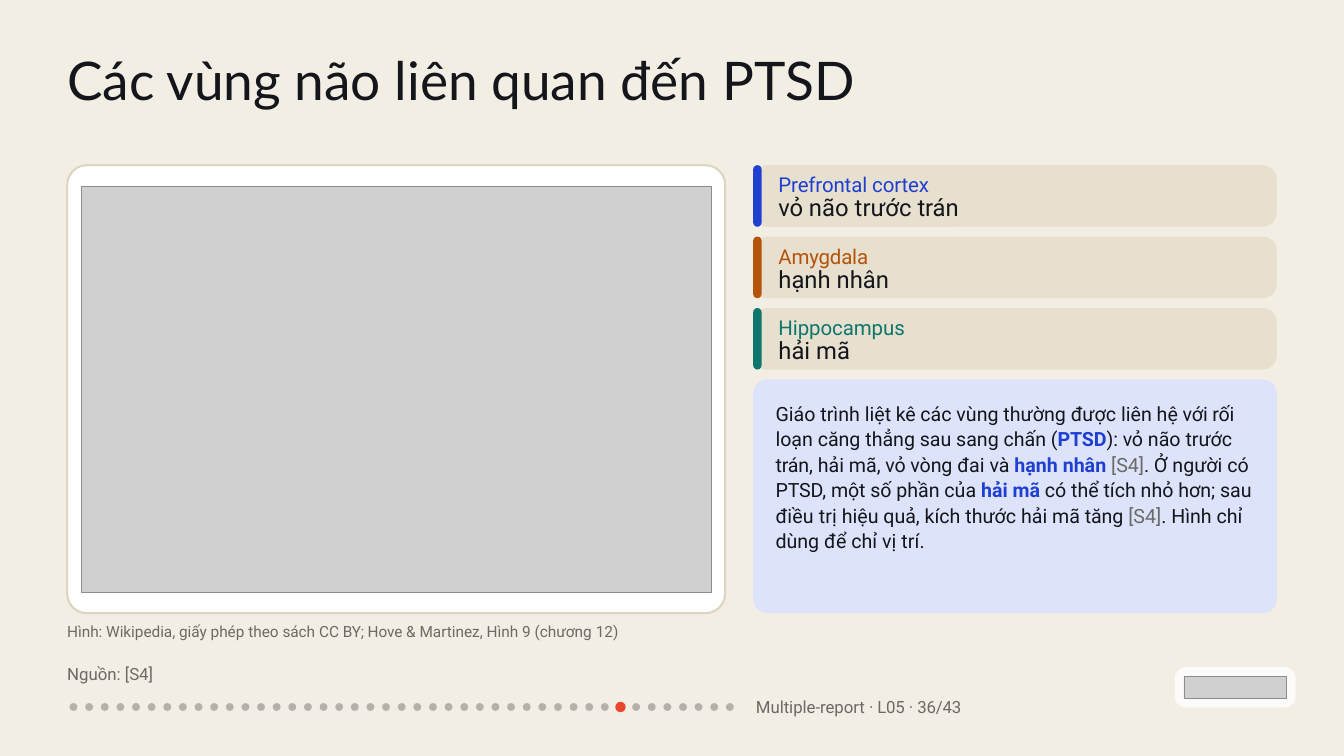
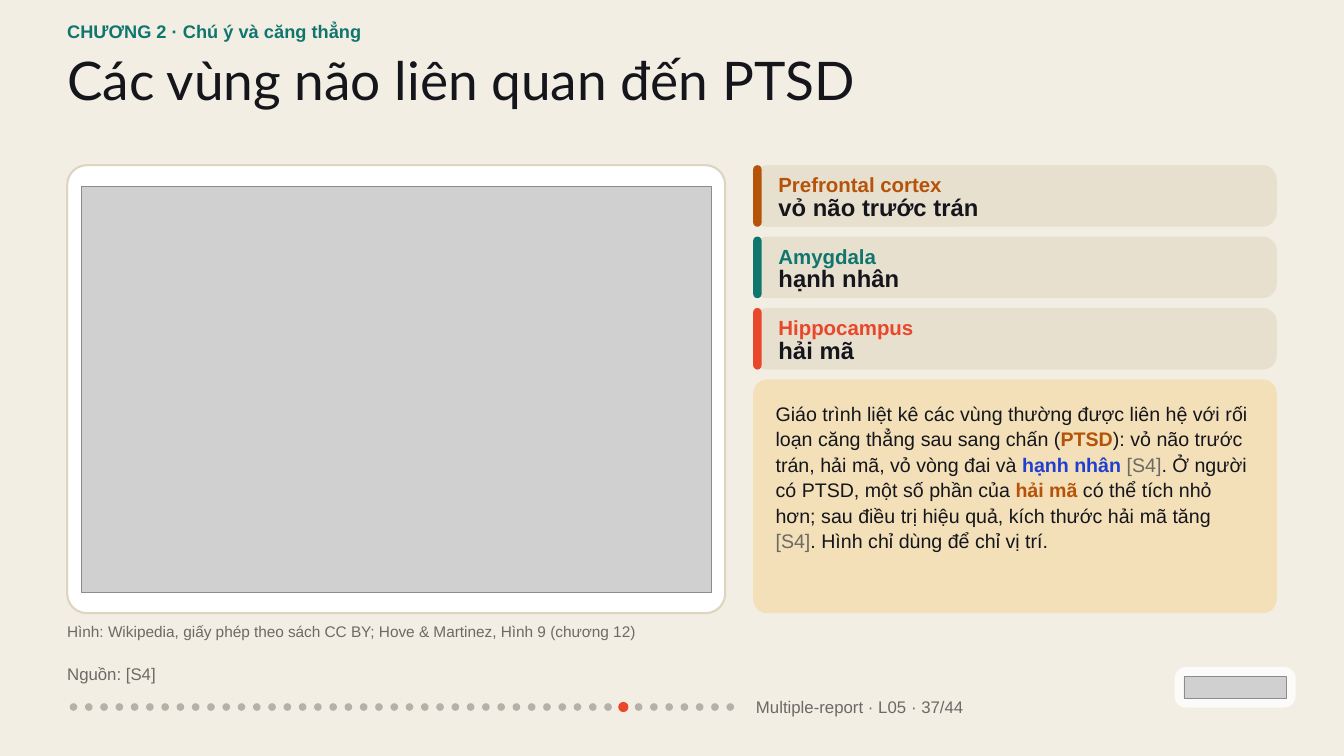
Before and after one commit to vohoailinh90/Multiple-report, a slide deck: slide 37 of lessons/L05/L05.pptx (slide 36 before the commit). Drawn at 1344x756 pixels with LibreOffice and Linux fonts; fonts in the diff are those of the drawing; grey boxes stand for pictures. Boxes give left, top, right and bottom in pixels: in the first picture for what was removed or moved away, otherwise in the second. Text is boxed around its words. In the diff, an @@ line names an element or a change of style, - is before the commit and + after.

```diff
--- a/lessons/L05/L05.pptx
+++ b/lessons/L05/L05.pptx
@@ text added at box(67, 24, 362, 42), 19.5 pt, text #0F766E, bold @@
+CHƯƠNG 2 · Chú ý và căng thẳng
@@ rounded rectangle: place and size @@
-rounded rectangle at box(753, 237, 761, 298)
+rounded rectangle at box(753, 165, 761, 227)
@@ rounded rectangle removed at box(753, 165, 761, 227) @@
@@ text "Prefrontal cortex" at box(778, 177, 941, 192): font Roboto to Arial, text colour #1F3FD1 to #B45309, letter spacing -0.1 to 0 pt, bold on @@
@@ text "vỏ não trước trán" at box(778, 198, 978, 217): font Roboto to Arial, bold on; letter spacing -0.3 to 0 pt in "vỏ"; letter spacing 0.1 to 0 pt in "trước"; letter spacing -0.1 to 0 pt in "trán" @@
@@ rounded rectangle: place and size @@
-rounded rectangle at box(753, 308, 761, 370)
+rounded rectangle at box(753, 237, 761, 298)
@@ text "Amygdala" at box(778, 249, 876, 269): font Roboto to Arial, text colour #B45309 to #0F766E, letter spacing -0.2 to 0 pt, bold on @@
@@ text "hạnh nhân" at box(778, 268, 899, 292): font Roboto to Arial, bold on; letter spacing 0 to 0.1 pt in "hạnh" @@
@@ rounded rectangle added at box(753, 308, 761, 370), fill #E8472B @@
@@ text "Hippocampus" at box(778, 320, 913, 340): font Roboto to Arial, text colour #0F766E to #E8472B, letter spacing -0.1 to 0 pt, bold on @@
@@ text "hải mã" at box(778, 341, 854, 360): font Roboto to Arial, bold on; letter spacing -0.1 to 0 pt in "mã" @@
@@ rounded rectangle at box(753, 380, 1277, 614): fill #DDE3FA to #F3DFB8 @@
@@ text "Giáo trình liệt kê các ..." at box(776, 406, 1247, 552): font Roboto to Arial; text colour #1F3FD1 to #B45309 in "(PTSD): hải mã"; letter spacing 0.1 to 0 pt in "trình đai trị để trí."; letter spacing -0.3 to 0 pt in "kê"; letter spacing 0 to 0.1 pt in "các"; letter spacing -0.1 to 0 pt in "với sau trán, vòng một số mã ..."; letter spacing -0.2 to 0 pt in "rối (PTSD): vỏ vỏ và PTSD,"; letter spacing 0.2 to 0 pt in "điều" @@
@@ text "Hình: Wikipedia, giấy phép theo ..." at box(67, 625, 635, 640): font Roboto to Arial; letter spacing 0.1 to 0 pt in "CC"; letter spacing -0.2 to 0 pt in "BY;"; letter spacing -0.1 to 0 pt in "Hove" @@
@@ text "Nguồn: [S4]" at box(67, 667, 156, 684): font Roboto to Arial @@
@@ 12 ellipses: place and size @@
-12 ellipses at box(210, 703, 390, 711)
+12 ellipses at box(207, 703, 382, 710)
@@ ellipse added at box(390, 703, 398, 710), fill #14161C at 28% opacity @@
@@ ellipse: place and size @@
-ellipse at box(398, 703, 406, 711)
+ellipse at box(406, 703, 413, 710)
@@ ellipse: place and size @@
-ellipse at box(413, 703, 421, 711)
+ellipse at box(421, 703, 428, 710)
@@ 11 ellipses: place and size @@
-11 ellipses at box(429, 703, 593, 711)
+11 ellipses at box(436, 703, 596, 710)
@@ text at box(756, 701, 963, 717): text changed; font Roboto to Arial @@
-Multiple-report · L05 · 36/43
+Multiple-report · L05 · 37/44
```
Also in this commit, not shown: 42 other slides changed, 1 slide added, 1 other file.
